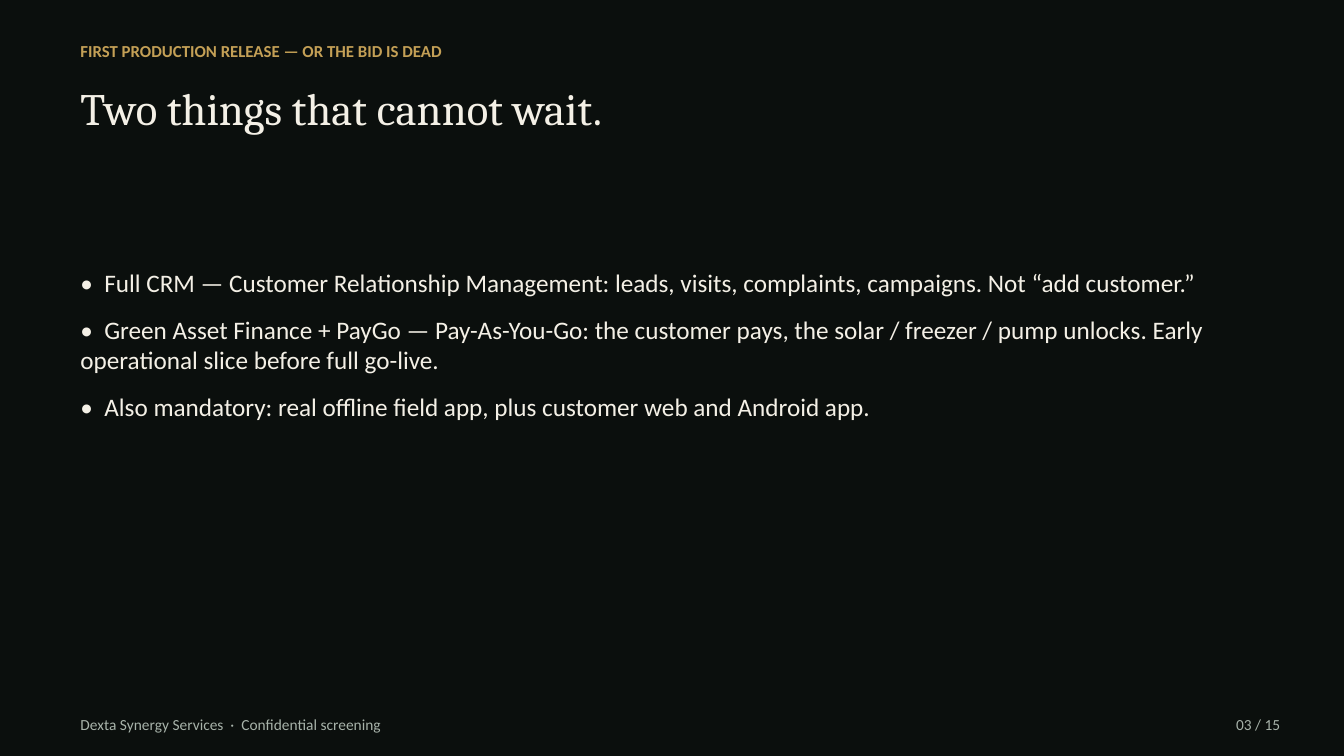
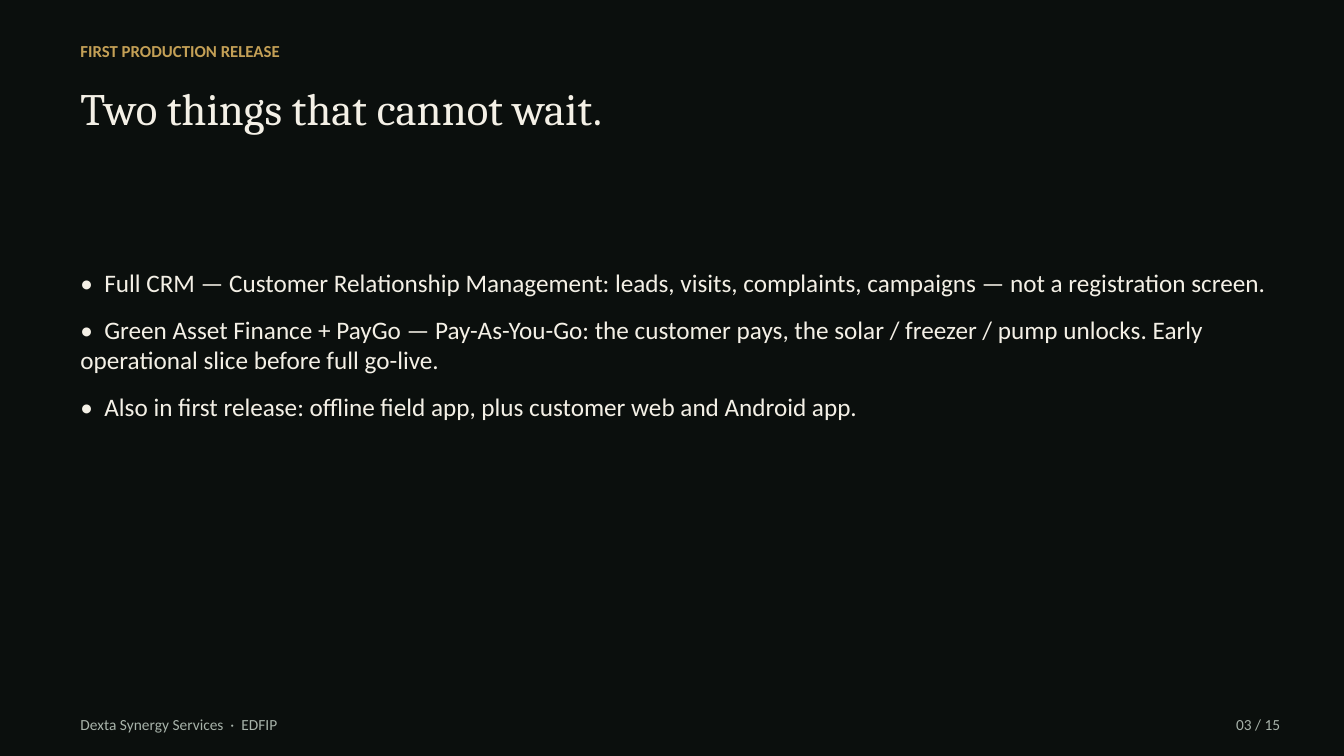
Before and after one commit to hanson1997/test, a slide deck: slide 3 of edfip-screening/EDFIP_Screening_Dexta.pptx. Drawn at 1344x756 pixels with LibreOffice and Linux fonts; fonts in the diff are those of the drawing. Boxes give left, top, right and bottom in pixels: in the first picture for what was removed or moved away, otherwise in the second. Text is boxed around its words. In the diff, an @@ line names an element or a change of style, - is before the commit and + after.

```diff
--- a/edfip-screening/EDFIP_Screening_Dexta.pptx
+++ b/edfip-screening/EDFIP_Screening_Dexta.pptx
@@ text at (80,46,280,57): text changed @@
-FIRST PRODUCTION RELEASE — OR THE BID IS DEAD
+FIRST PRODUCTION RELEASE
@@ text at (104,274,1265,297): text changed @@
-• Full CRM — Customer Relationship Management: leads, visits, complaints, campaigns. Not “add customer.”
+• Full CRM — Customer Relationship Management: leads, visits, complaints, campaigns — not a registration screen.
@@ text at (104,398,857,420): text changed @@
-• Also mandatory: real offline field app, plus customer web and Android app.
+• Also in first release: offline field app, plus customer web and Android app.
@@ text at (80,719,277,733): text changed @@
-Dexta Synergy Services · Confidential screening
+Dexta Synergy Services · EDFIP
```
Also in this commit, not shown: 14 other slides changed, 4 other files.
